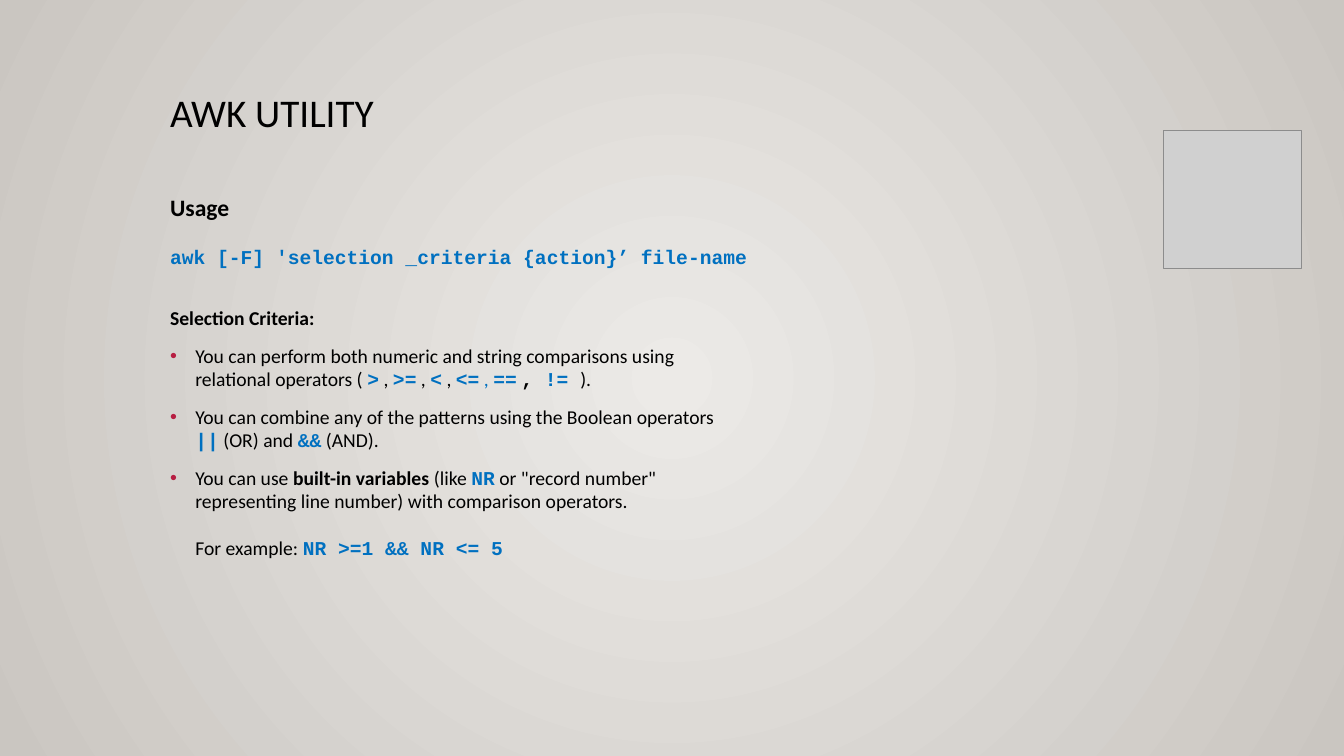
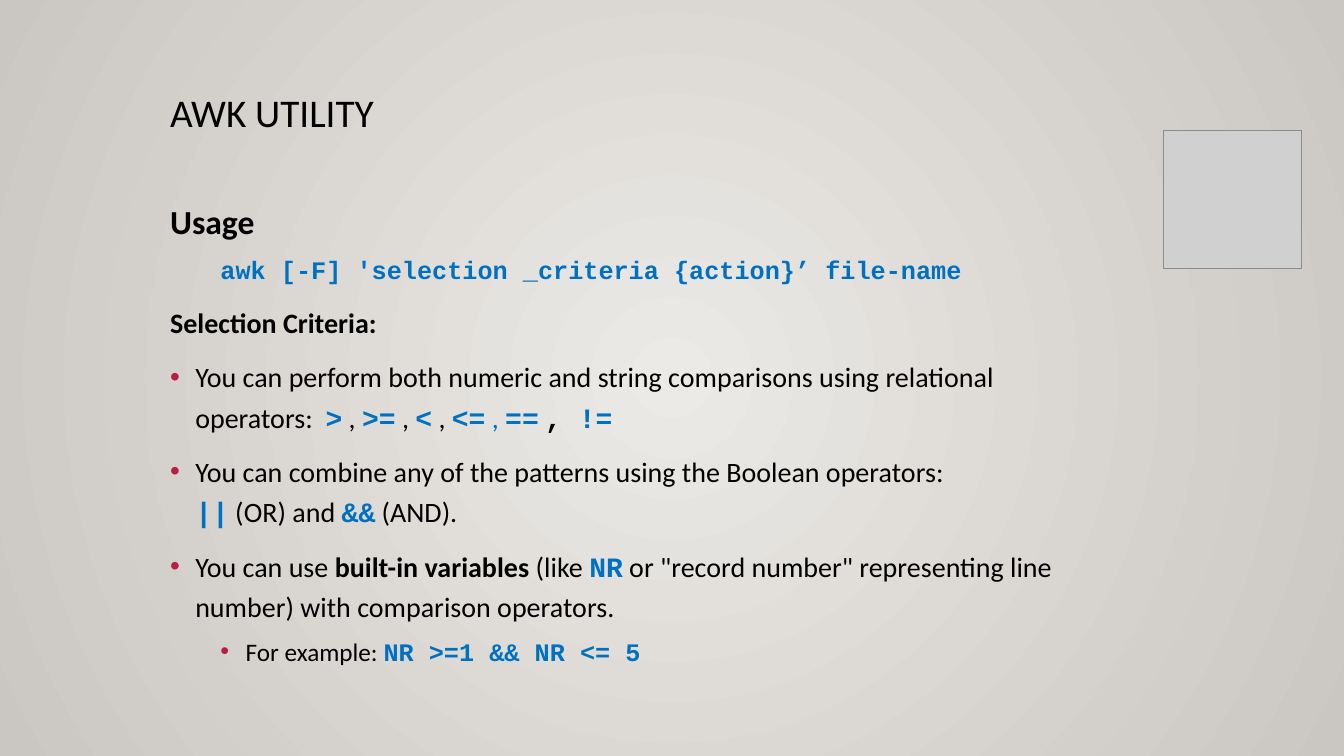
Before and after one commit to ULI101/slides, a slide deck: slide 6 of ULI101-10.2.pptx. Drawn at 1344x756 pixels with LibreOffice and Linux fonts; fonts in the diff are those of the drawing; grey boxes stand for pictures. Boxes give left, top, right and bottom in pixels: in the first picture for what was removed or moved away, otherwise in the second. Text is boxed around its words. In the diff, an @@ line names an element or a change of style, - is before the commit and + after.

```diff
--- a/ULI101-10.2.pptx
+++ b/ULI101-10.2.pptx
@@ text at (170, 212, 961, 285): text changed; size 14 to 18 pt @@
-Usage
-awk [-F] 'selection _criteria {action}’ file-name
+Usage
+  awk [-F] 'selection _criteria {action}’ file-name
@@ text at (170, 313, 377, 333): size 14 to 20 pt in "Selection Criteria:"; line spacing 1 to 1.2 @@
@@ text at (195, 367, 1051, 665): text changed; size 14 to 20 pt @@
-• You can perform both numeric and string comparisons using
-  relational operators ( > , >= , < , <= , == , != ).
-• You can combine any of the patterns using the Boolean operators
-  || (OR) and && (AND).
-• You can use built-in variables (like NR or "record number"
-  representing line number) with comparison operators.
-  For example: NR >=1 && NR <= 5
+• You can perform both numeric and string comparisons using relational operators: > , >= , < , <= , == , !=
+• You can combine any of the patterns using the Boolean operators:
+  || (OR) and && (AND).
+• You can use built-in variables (like NR or "record number" representing line number) with comparison operators.
+  • For example: NR >=1 && NR <= 5
```
Also in this commit, not shown: 18 other slides changed, 3 other files.
